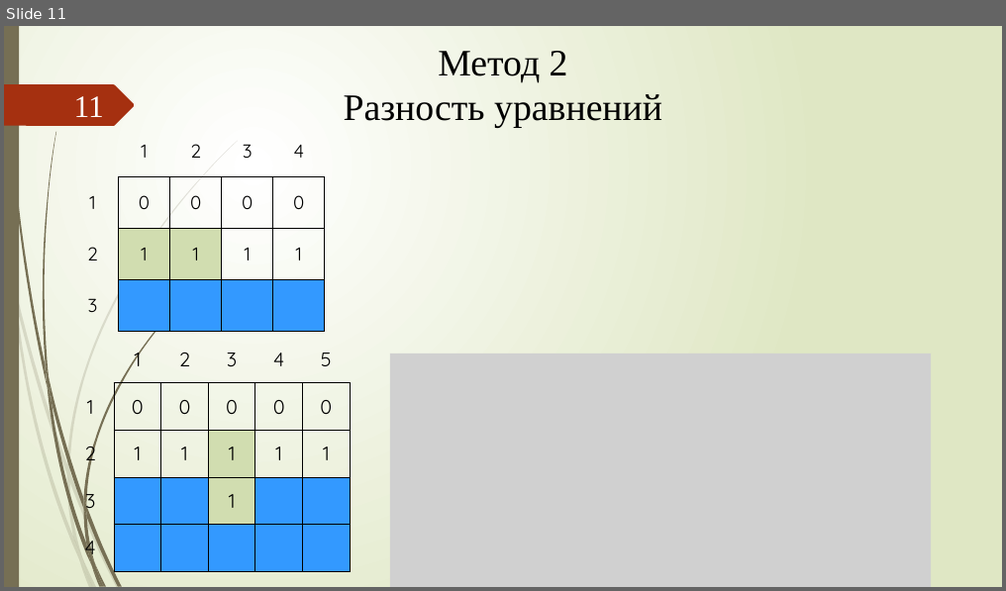
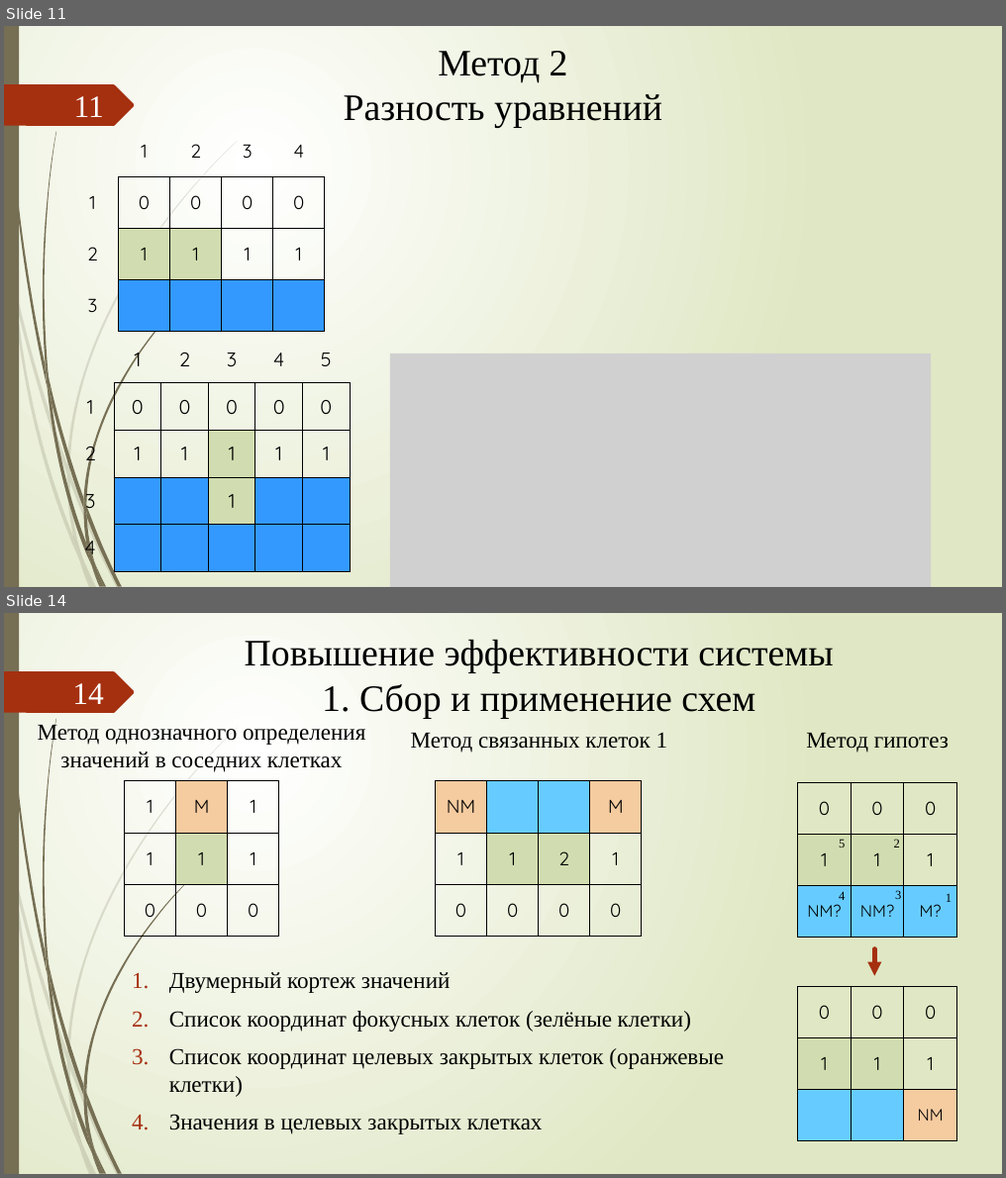
Before and after one commit to xex238/Diploma_2022, a slide deck: docs/Отчёты/ВКР/Новицкий_МПИ-20-4-2_ВКР_Презентация.pptx. Shown one above the other, each under a label of ours: slide 11 before the commit, slides 11 and 14 after it; the slides between them are not shown. The pictures are 1006x591 and 1006x1178 pixels, drawn with LibreOffice and Linux fonts; fonts in the diff are those of the drawing; grey boxes stand for pictures. Boxes give left, top, right and bottom in pixels: in the first picture for what was removed or moved away, otherwise in the second. Text is boxed around its words. In the diff, an @@ line names an element or a change of style, - is before the commit and + after.

```diff
--- a/docs/Отчёты/ВКР/Новицкий_МПИ-20-4-2_ВКР_Презентация.pptx
+++ b/docs/Отчёты/ВКР/Новицкий_МПИ-20-4-2_ВКР_Презентация.pptx
@@ slide 14 added at (4,613,1002,1174), background gradient #FFFFFF to #DFE8C4; not listed: 24 template elements that a slide beside it also shows @@
@@ title added at (245,639,833,718), 36 pt, text #000000 @@
+Повышение эффективности системы
+1. Сбор и применение схем
@@ page number added at (72,683,103,704), 30 pt, text #FEFFFF @@
+14
@@ text added at (38,722,365,772), 22 pt, text #000000 @@
+Метод однозначного определения значений в соседних клетках
@@ text added at (411,733,668,753), 22 pt, text #000000 @@
+Метод связанных клеток 1
@@ text added at (806,733,948,753), 22 pt, text #000000 @@
+Метод гипотез
@@ table added at (125,781,279,937), 3 rows, 3 columns @@
+1 | M | 1
+1 | 1 | 1
+0 | 0 | 0
@@ table added at (436,781,642,937), 3 rows, 4 columns @@
+NM |  |  | M
+1 | 1 | 2 | 1
+0 | 0 | 0 | 0
@@ table added at (798,782,957,937), 3 rows, 3 columns @@
+0 | 0 | 0
+1 | 1 | 1
+NM? | NM? | M?
@@ text added at (839,839,845,848), 12 pt, text #000000 @@
+5
@@ text added at (894,839,900,848), 12 pt, text #000000 @@
+2
@@ text added at (839,891,845,900), 12 pt, text #000000 @@
+4
@@ text added at (895,890,901,899), 12 pt, text #000000 @@
+3
@@ text added at (945,893,951,902), 12 pt, text #000000 @@
+1
@@ arrow added from (874, 950) to (874, 976), #A53010 4.5 pt @@
@@ table added at (798,986,957,1142), 3 rows, 3 columns @@
+0 | 0 | 0
+1 | 1 | 1
+ |  | NM
@@ text added at (169,1011,724,1135), 22 pt, text #000000 @@
+1. Двумерный кортеж значений
+2. Список координат фокусных клеток (зелёные клетки)
+3. Список координат целевых закрытых клеток (оранжевые клетки)
+4. Значения в целевых закрытых клетках
```
Also in this commit, not shown: 10 slides changed, 2 other slides added, 1 slide removed, 6 other files.
